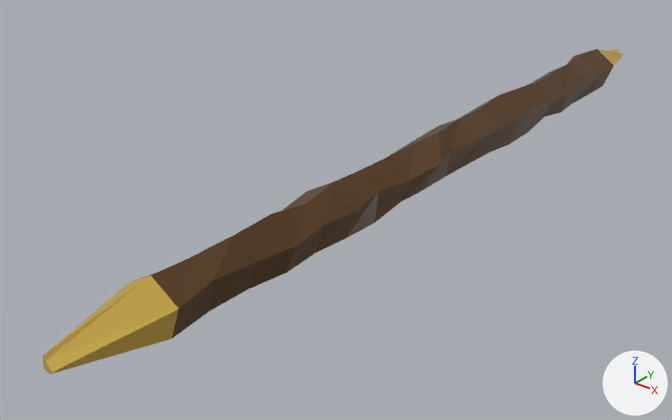
Two versions of the Blender file Assets/Models/organicTool.blend, one commit apart.
Before and after are seen from a 50 mm lens placed at (5.49, -8.77, 4.24), pointed at (-0.71, -1.02, -0.56). The axes (+X, +Y, +Z) are drawn at lower right. The lights are the same throughout.
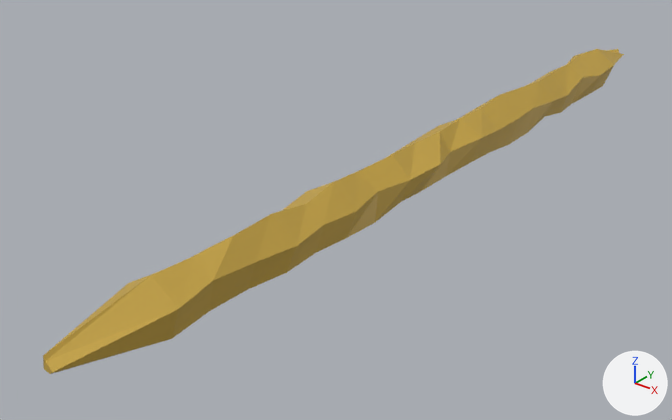
Pixel boxes [x1, y1, x2, y2] of what changed, in the pictures (672 x 420 px):
part 1 of me_cylinder_001, recoloured (brown to yellow)
    both: [135, 49, 614, 338]

Edits to the bpy script that builds the scene:
```text
Change me_cylinder_001:
    where me_cylinder_001.from_pydata(...)  # 105 vertices, 102 faces; spans x -1.1..1.2, y -1.0..1.2, z -17.9..18.4
    used by ob_cylinder; location = (0.0, 0.0, 0.0); rotation_euler = (1.571, 0.0, 0.0), in degrees (90, 0, 0); scale = (0.3, 0.3, 0.3)
    me_cylinder_001 part 1: all 90 faces that had it switch from mat_wood (brown #56360d) to mat_cut_wood (yellow #c8a643)
```
